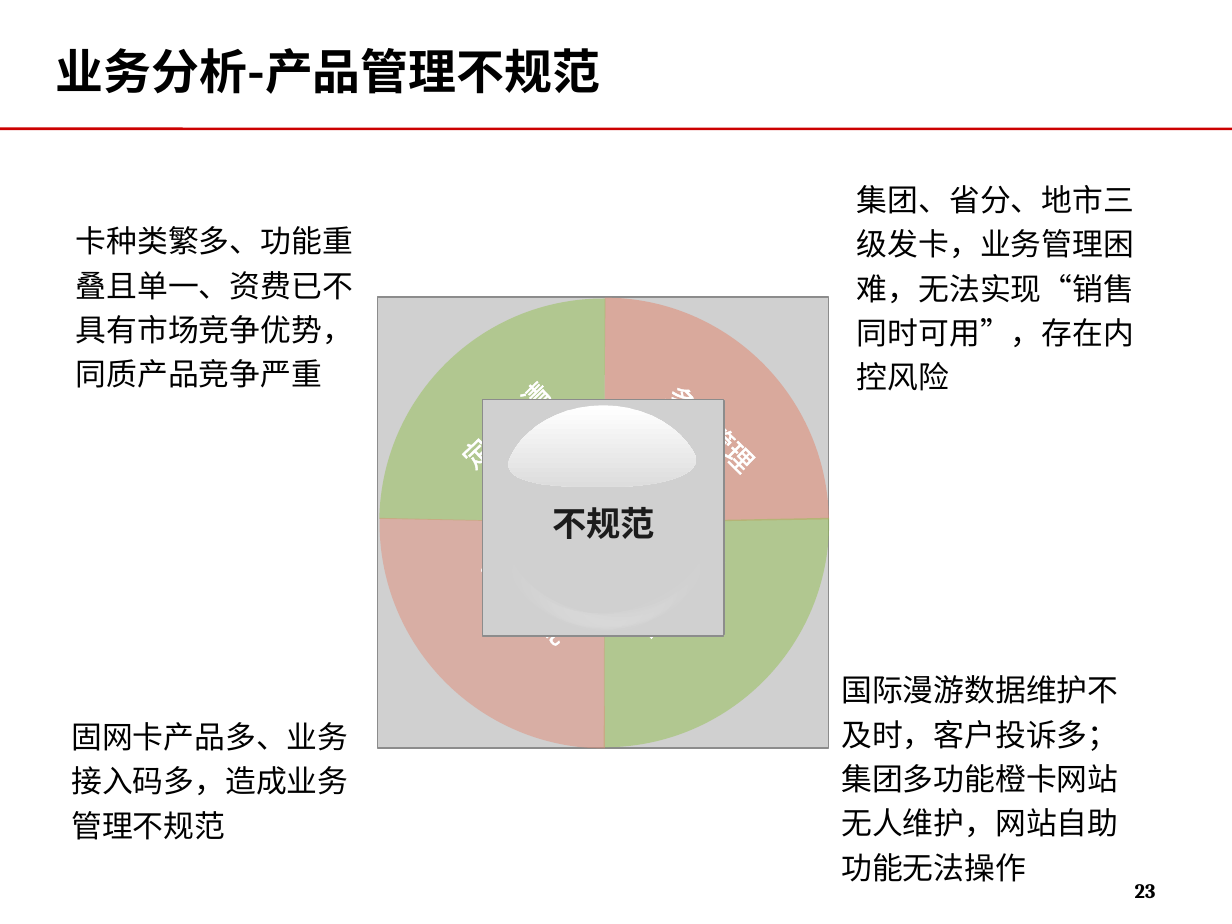
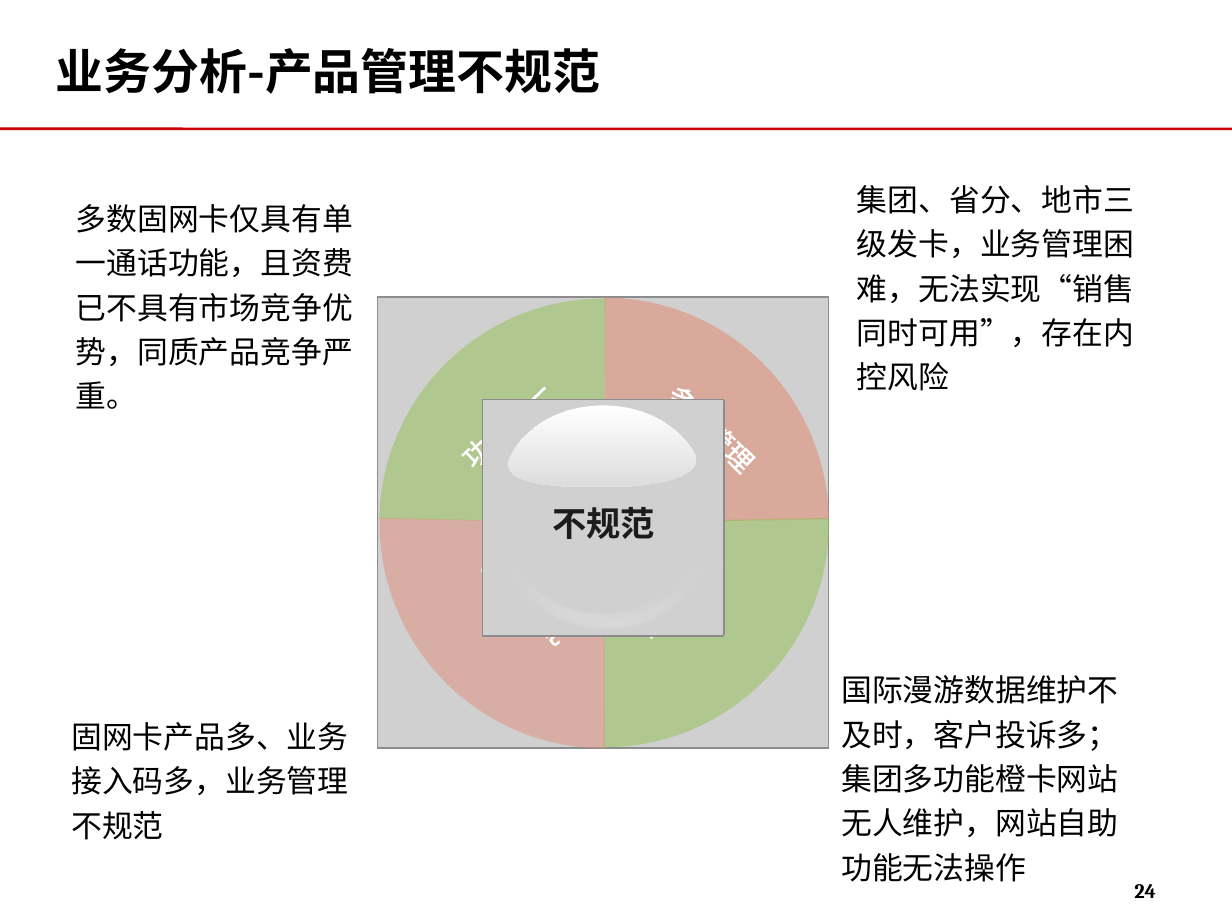
Before and after one commit to momo1101/unicardsrch, a slide deck: slide 24 of 软课题文本/软课题-中国联通电信卡业务及策略研究.ppt (slide 23 before the commit). Drawn at 1232x924 pixels with LibreOffice and Linux fonts; fonts in the diff are those of the drawing; grey boxes stand for pictures; background and template pictures are left out. Boxes give left, top, right and bottom in pixels: in the first picture for what was removed or moved away, otherwise in the second. Text is boxed around its words. In the diff, an @@ line names an element or a change of style, - is before the commit and + after.

```diff
--- a/软课题文本/软课题-中国联通电信卡业务及策略研究.ppt
+++ b/软课题文本/软课题-中国联通电信卡业务及策略研究.ppt
@@ text in rectangle at [76, 204, 353, 409]: text changed @@
-卡种类繁多、功能重叠且单一、资费已不具有市场竞争优势，同质产品竞争严重
+多数固网卡仅具有单一通话功能，且资费已不具有市场竞争优势，同质产品竞争严重。
@@ text at [474, 401, 534, 477]: text changed @@
-定位不清
+功能单一
@@ text in rectangle at [71, 722, 348, 840]: text changed @@
-固网卡产品多、业务接入码多，造成业务管理不规范
+固网卡产品多、业务接入码多，业务管理不规范
@@ page number at [1134, 884, 1156, 898]: text changed @@
-23
+24
```
Also in this commit, not shown: 12 other slides changed, 2 slides added.
